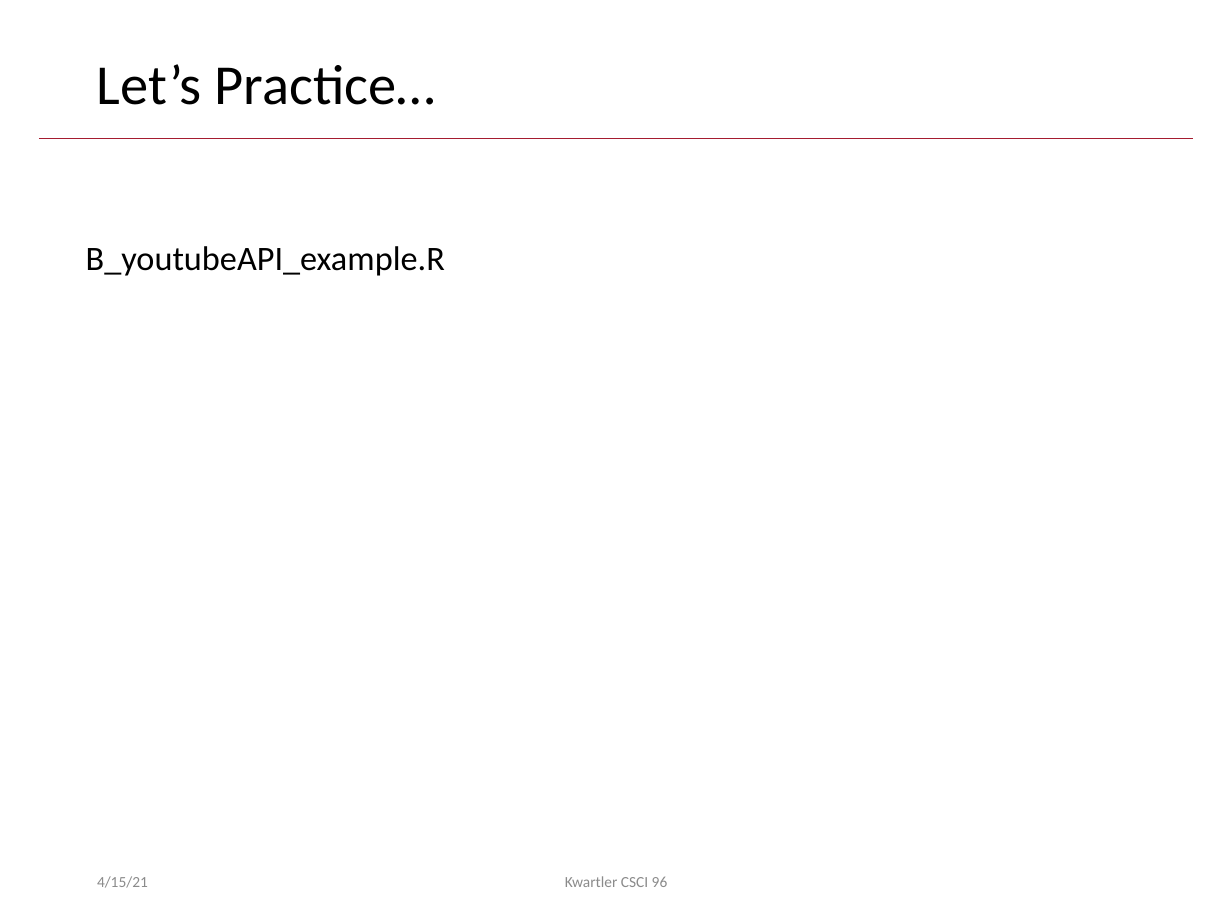
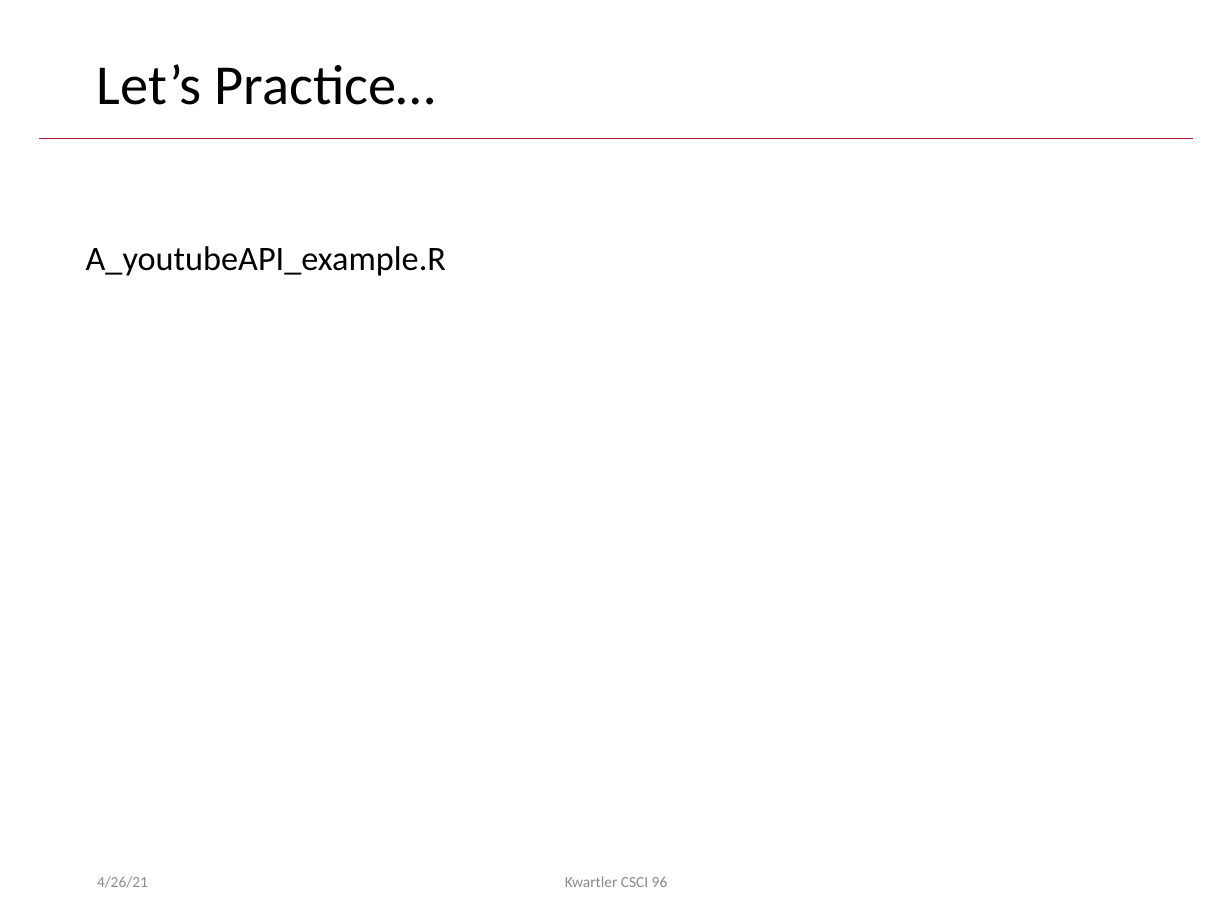
Before and after one commit to kwartler/Harvard_DataMining_Business_Student, a slide deck: slide 13 of Lessons/L_APIs_webscraping_dashboarding/APIs.pptx. Drawn at 1232x924 pixels with LibreOffice and Linux fonts; fonts in the diff are those of the drawing; background and template pictures are left out. Boxes give left, top, right and bottom in pixels: in the first picture for what was removed or moved away, otherwise in the second. Text is boxed around its words. In the diff, an @@ line names an element or a change of style, - is before the commit and + after.

```diff
--- a/Lessons/L_APIs_webscraping_dashboarding/APIs.pptx
+++ b/Lessons/L_APIs_webscraping_dashboarding/APIs.pptx
@@ text at (86, 246, 446, 276): text changed @@
-B_youtubeAPI_example.R
+A_youtubeAPI_example.R
@@ text at (97, 876, 148, 888): text changed @@
-4/15/21
+4/26/21
```
Also in this commit, not shown: 17 other slides changed, 2 other files.
